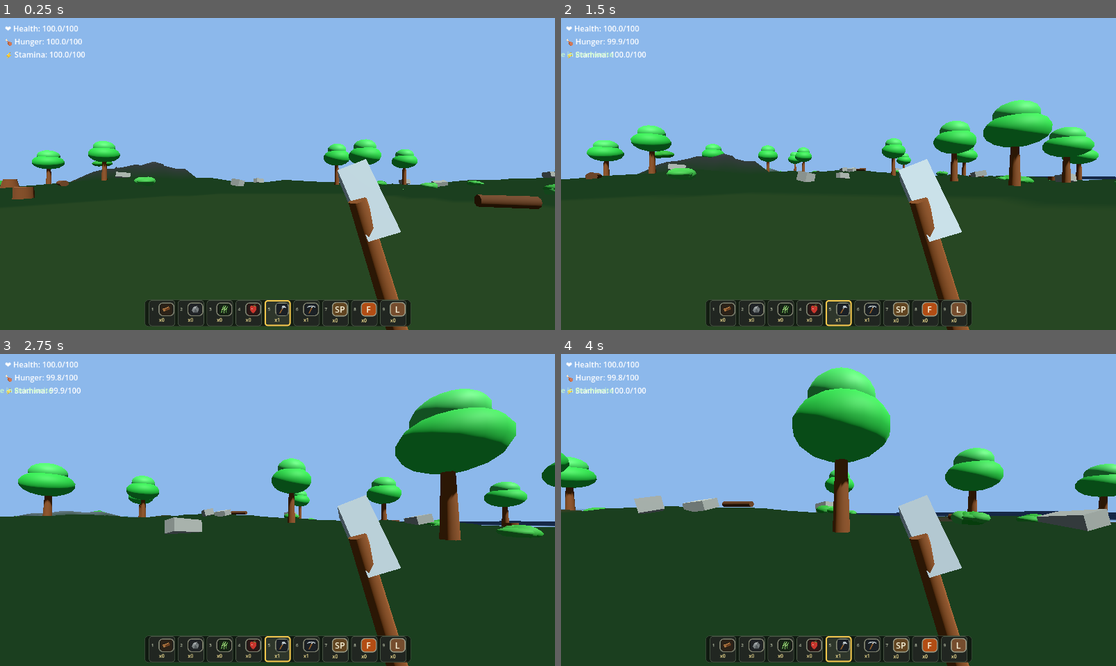
Above: before the commit, frames 1-4 (two rows, left to right).
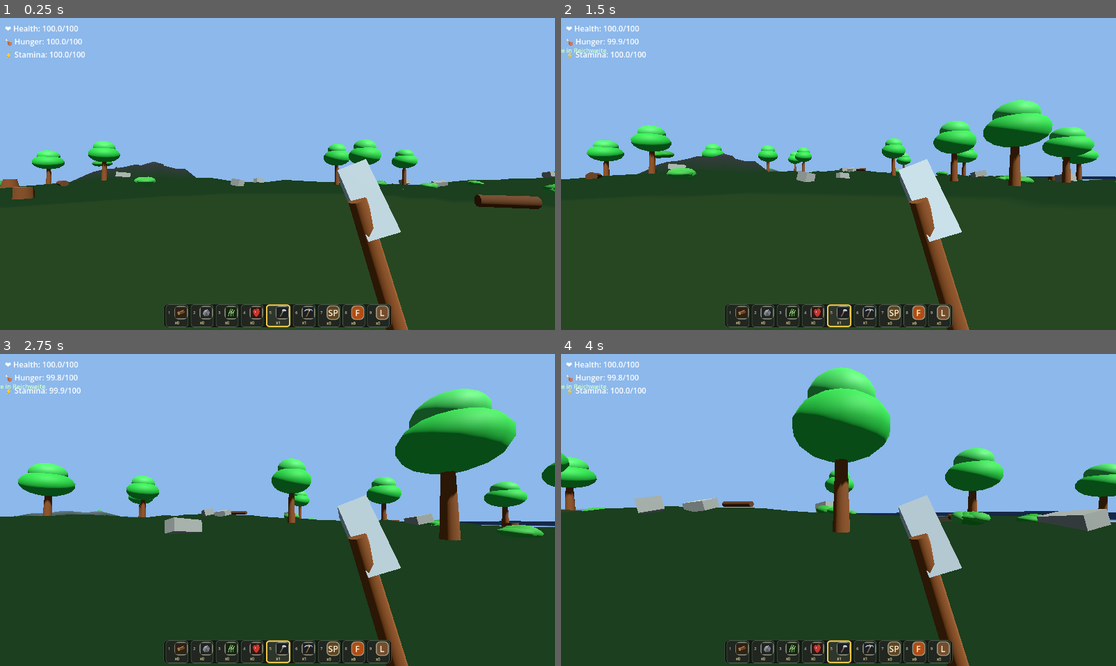
Above: after the commit, the same moments.

Repository: rxmsx/still-alive-somehow
Game: Godot game, scene res://main.tscn
Two runs of this game, one before a commit and one after it. Both use one fixed random seed, a clock stepped at 60 frames per second and the inputs below.
Inputs (mouse positions are in pixels of both pictures, inside the frame that each line leads up to):
- Up to frame 1 (0.25 s): no input
- Up to frame 2 (1.5 s): tap Enter at 0.5 s; move the mouse to (866, 174) at 0.52 s; hold F (interact) 0.53-1.28 s; hold W (ui_up) from 0.53 s (still down); click (866, 174) at 0.67 s; tap Space (ui_accept) at 0.77 s; move the mouse to (810, 174) at 1.27 s; tap F (interact) at 1.35 s; click (810, 174) at 1.42 s
- Up to frame 3 (2.75 s): keep holding W (ui_up); tap Space (ui_accept) at 1.52 s; move the mouse to (288, 503) at 2.02 s; hold Shift (sprint) from 2.03 s (still down); click (288, 503) at 2.17 s; tap F (interact) at 2.3 s
- Up to frame 4 (4 s): keep holding W (ui_up); move the mouse to (832, 516) at 2.77 s; release Shift (sprint) at 2.78 s; tap 1 at 2.85 s; click (832, 516) at 2.92 s; tap Space (ui_accept) at 3.02, 3.77 s; tap F (interact) at 3.05 s; move the mouse to (877, 513) at 3.52 s; hold F (interact) from 3.53 s (still down); tap 9 at 3.6 s; click (877, 513) at 3.67 s

The runs differ from the first frame. In frame 1, 2.4% of the frame differs, in the area x 26-74%, y 90-100%; in frame 2, 2.5%; in frame 3, 2.6%; in frame 4, 2.6%, in the area x 0-74%, y 9-100%.

Commit message:
Feat.: pause menu with settings

Diff:
--- a/game_3d_godot/hud.gd
+++ b/game_3d_godot/hud.gd
@@ -32,6 +32,8 @@
 var crafting_items := {}
 var selected_item := "axe"
 var selected_hotbar_index := 4
+var last_viewport_size := Vector2.ZERO
+var layout_refresh_pending := false
 var settings := {
 	"hud_scale": 1.0,
 	"icon_scale": 1.0,
@@ -76,7 +78,9 @@
 
 func _ready():
 	load_settings()
+	connect_viewport_resize()
 	update_ui_scale()
+	last_viewport_size = get_viewport().get_visible_rect().size
 	ensure_extra_labels()
 	ensure_inventory_panel()
 	ensure_hotbar()
@@ -89,7 +93,29 @@
 func update_ui_scale():
 	var viewport_size := get_viewport().get_visible_rect().size
 	var scale_setting := get_setting_float("hud_scale")
-	ui_scale = clamp(min(viewport_size.x / 1920.0, viewport_size.y / 1080.0) * scale_setting, 0.70, 1.80)
+	ui_scale = clamp(min(viewport_size.x / 1920.0, viewport_size.y / 1080.0) * scale_setting, 0.35, 1.80)
+
+func connect_viewport_resize():
+	var viewport := get_viewport()
+	var resize_callable := Callable(self, "_on_viewport_resized")
+	if not viewport.is_connected("size_changed", resize_callable):
+		viewport.connect("size_changed", resize_callable)
+
+func _on_viewport_resized():
+	if layout_refresh_pending:
+		return
+
+	layout_refresh_pending = true
+	call_deferred("refresh_layout_for_viewport")
+
+func refresh_layout_for_viewport():
+	layout_refresh_pending = false
+	var viewport_size := get_viewport().get_visible_rect().size
+	if viewport_size == last_viewport_size:
+		return
+
+	last_viewport_size = viewport_size
+	apply_visual_settings(true)
 
 func scaled(value: float) -> float:
 	return value * ui_scale
@@ -534,27 +560,27 @@
 	pause_panel.add_child(center)
 
 	var card := PanelContainer.new()
-	card.custom_minimum_size = Vector2(500, 440)
+	card.custom_minimum_size = get_responsive_panel_size(Vector2(500, 440), Vector2(320, 320), Vector2(28, 28))
 	card.add_theme_stylebox_override("panel", create_panel_style(Color(0.045, 0.055, 0.050, 0.98), Color(0.72, 0.80, 0.58, 1), 8, 2))
 	center.add_child(card)
 
 	var root := VBoxContainer.new()
 	root.size_flags_horizontal = Control.SIZE_EXPAND_FILL
 	root.size_flags_vertical = Control.SIZE_EXPAND_FILL
-	root.add_theme_constant_override("separation", 18)
+	root.add_theme_constant_override("separation", max(8, scaled_int(18)))
 	card.add_child(root)
 
 	var title := Label.new()
 	title.text = "Pause"
 	title.horizontal_alignment = HORIZONTAL_ALIGNMENT_CENTER
-	title.add_theme_font_size_override("font_size", 42)
+	title.add_theme_font_size_override("font_size", max(24, scaled_int(42)))
 	title.add_theme_color_override("font_color", Color(0.96, 0.98, 0.86, 1))
 	root.add_child(title)
 
 	var subtitle := Label.new()
 	subtitle.text = "Survival World 3D"
 	subtitle.horizontal_alignment = HORIZONTAL_ALIGNMENT_CENTER
-	subtitle.add_theme_font_size_override("font_size", 17)
+	subtitle.add_theme_font_size_override("font_size", max(12, scaled_int(17)))
 	subtitle.add_theme_color_override("font_color", Color(0.62, 0.70, 0.58, 1))
 	root.add_child(subtitle)
 
@@ -567,7 +593,7 @@
 	var buttons := VBoxContainer.new()
 	buttons.size_flags_vertical = Control.SIZE_EXPAND_FILL
 	buttons.alignment = BoxContainer.ALIGNMENT_CENTER
-	buttons.add_theme_constant_override("separation", 12)
+	buttons.add_theme_constant_override("separation", max(8, scaled_int(12)))
 	root.add_child(buttons)
 
 	var resume_button := create_menu_button("Spiel fortsetzen", "primary")
@@ -600,48 +626,48 @@
 	settings_panel.add_child(center)
 
 	var card := PanelContainer.new()
-	card.custom_minimum_size = Vector2(900, 600)
+	card.custom_minimum_size = get_responsive_panel_size(Vector2(900, 600), Vector2(360, 360), Vector2(24, 24))
 	card.add_theme_stylebox_override("panel", create_panel_style(Color(0.050, 0.060, 0.055, 0.985), Color(0.64, 0.74, 0.54, 1), 8, 2))
 	center.add_child(card)
 
 	var root := VBoxContainer.new()
 	root.size_flags_horizontal = Control.SIZE_EXPAND_FILL
 	root.size_flags_vertical = Control.SIZE_EXPAND_FILL
-	root.add_theme_constant_override("separation", 16)
+	root.add_theme_constant_override("separation", max(8, scaled_int(16)))
 	card.add_child(root)
 
 	var header := HBoxContainer.new()
 	header.size_flags_horizontal = Control.SIZE_EXPAND_FILL
-	header.add_theme_constant_override("separation", 12)
+	header.add_theme_constant_override("separation", max(8, scaled_int(12)))
 	root.add_child(header)
 
 	var title_column := VBoxContainer.new()
 	title_column.size_flags_horizontal = Control.SIZE_EXPAND_FILL
-	title_column.add_theme_constant_override("separation", 2)
+	title_column.add_theme_constant_override("separation", max(1, scaled_int(2)))
 	header.add_child(title_column)
 
 	var title := Label.new()
 	title.text = "Einstellungen"
-	title.add_theme_font_size_override("font_size", 34)
+	title.add_theme_font_size_override("font_size", max(22, scaled_int(34)))
 	title.add_theme_color_override("font_color", Color(0.94, 0.97, 0.84, 1))
 	title_column.add_child(title)
 
 	var subtitle := Label.new()
 	subtitle.text = "Steuerung, HUD und Spielgefuehl"
-	subtitle.add_theme_font_size_override("font_size", 16)
+	subtitle.add_theme_font_size_override("font_size", max(12, scaled_int(16)))
 	subtitle.add_theme_color_override("font_color", Color(0.62, 0.70, 0.58, 1))
 	title_column.add_child(subtitle)
 
 	var reset_button := Button.new()
 	reset_button.text = "Zuruecksetzen"
-	reset_button.custom_minimum_size = Vector2(160, 42)
+	reset_button.custom_minimum_size = Vector2(max(118, scaled(160)), max(34, scaled(42)))
 	style_menu_button(reset_button, "secondary")
 	reset_button.pressed.connect(reset_settings)
 	header.add_child(reset_button)
 
 	var close_button := Button.new()
 	close_button.text = "Zurueck"
-	close_button.custom_minimum_size = Vector2(120, 42)
+	close_button.custom_minimum_size = Vector2(max(94, scaled(120)), max(34, scaled(42)))
 	style_menu_button(close_button, "primary")
 	close_button.pressed.connect(func(): close_settings())
 	header.add_child(close_button)
@@ -649,7 +675,7 @@
 	settings_tabs = TabContainer.new()
 	settings_tabs.size_flags_horizontal = Control.SIZE_EXPAND_FILL
 	settings_tabs.size_flags_vertical = Control.SIZE_EXPAND_FILL
-	settings_tabs.add_theme_font_size_override("font_size", 17)
+	settings_tabs.add_theme_font_size_override("font_size", max(13, scaled_int(17)))
 	root.add_child(settings_tabs)
 
 	settings_tabs.add_child(create_gameplay_settings_tab())
@@ -663,15 +689,24 @@
 	dim.mouse_filter = Control.MOUSE_FILTER_STOP
 	return dim
 
+func get_responsive_panel_size(base_size: Vector2, min_size: Vector2, margin: Vector2) -> Vector2:
+	var viewport_size := get_viewport().get_visible_rect().size
+	var desired_size := scaled_vec(base_size)
+	var max_size := Vector2(max(220.0, viewport_size.x - margin.x * 2.0), max(220.0, viewport_size.y - margin.y * 2.0))
+	return Vector2(
+		min(max(desired_size.x, min_size.x), max_size.x),
+		min(max(desired_size.y, min_size.y), max_size.y)
+	)
+
 func create_panel_style(bg_color: Color, border_color: Color, radius := 8, border_width := 1) -> StyleBoxFlat:
 	var panel_style := StyleBoxFlat.new()
 	panel_style.bg_color = bg_color
 	panel_style.border_color = border_color
 	panel_style.set_border_width_all(border_width)
-	panel_style.content_margin_left = 24
-	panel_style.content_margin_top = 22
-	panel_style.content_margin_right = 24
-	panel_style.content_margin_bottom = 22
+	panel_style.content_margin_left = max(8, scaled_int(24))
+	panel_style.content_margin_top = max(8, scaled_int(22))
+	panel_style.content_margin_right = max(8, scaled_int(24))
+	panel_style.content_margin_bottom = max(8, scaled_int(22))
 	panel_style.corner_radius_top_left = radius
 	panel_style.corner_radius_top_right = radius
 	panel_style.corner_radius_bottom_left = radius
@@ -681,8 +716,8 @@
 func create_menu_button(text: String, kind := "secondary") -> Button:
 	var button := Button.new()
 	button.text = text
-	button.custom_minimum_size = Vector2(340, 54)
-	button.add_theme_font_size_override("font_size", 21)
+	button.custom_minimum_size = Vector2(max(230, scaled(340)), max(42, scaled(54)))
+	button.add_theme_font_size_override("font_size", max(15, scaled_int(21)))
 	style_menu_button(button, kind)
 	return button
 
@@ -721,7 +756,7 @@
 
 	var list := VBoxContainer.new()
 	list.size_flags_horizontal = Control.SIZE_EXPAND_FILL
-	list.add_theme_constant_override("separation", 12)
+	list.add_theme_constant_override("separation", max(8, scaled_int(12)))
 	scroll.add_child(list)
 
 	list.add_child(create_slider_setting("HUD-Groesse", "hud_scale", 0.75, 1.45, 0.05, 0, "%", 100.0))
@@ -743,13 +778,13 @@
 
 	var list := VBoxContainer.new()
 	list.size_flags_horizontal = Control.SIZE_EXPAND_FILL
-	list.add_theme_constant_override("separation", 10)
+	list.add_theme_constant_override("separation", max(8, scaled_int(10)))
 	scroll.add_child(list)
 
 	var hint := Label.new()
 	hint.text = "Aktion anklicken, dann neue Taste druecken. ESC bricht die Eingabe ab."
 	hint.autowrap_mode = TextServer.AUTOWRAP_WORD_SMART
-	hint.add_theme_font_size_override("font_size", 17)
+	hint.add_theme_font_size_override("font_size", max(12, scaled_int(17)))
 	hint.add_theme_color_override("font_color", Color(0.78, 0.82, 0.70, 1))
 	list.add_child(hint)
 
@@ -761,10 +796,10 @@
 func create_slider_setting(label_text: String, key: String, min_value: float, max_value: float, step: float, decimals: int, suffix: String, display_multiplier := 1.0) -> Control:
 	var row := VBoxContainer.new()
 	row.size_flags_horizontal = Control.SIZE_EXPAND_FILL
-	row.add_theme_constant_override("separation", 8)
+	row.add_theme_constant_override("separation", max(4, scaled_int(8)))
 
 	var label := Label.new()
-	label.add_theme_font_size_override("font_size", 17)
+	label.add_theme_font_size_override("font_size", max(12, scaled_int(17)))
 	label.add_theme_color_override("font_color", Color(0.90, 0.94, 0.82, 1))
 	row.add_child(label)
 
@@ -791,7 +826,7 @@
 	var checkbox := CheckBox.new()
 	checkbox.text = label_text
 	checkbox.button_pressed = get_setting_bool(key)
-	checkbox.add_theme_font_size_override("font_size", 18)
+	checkbox.add_theme_font_size_override("font_size", max(13, scaled_int(18)))
 	checkbox.add_theme_color_override("font_color", Color(0.92, 0.94, 0.84, 1))
 	checkbox.toggled.connect(func(pressed: bool):
 		set_setting_value(key, pressed)
@@ -801,18 +836,18 @@
 func create_keybind_row(label_text: String, action: String) -> Control:
 	var row := HBoxContainer.new()
 	row.size_flags_horizontal = Control.SIZE_EXPAND_FILL
-	row.add_theme_constant_override("separation", 12)
+	row.add_theme_constant_override("separation", max(8, scaled_int(12)))
 
 	var label := Label.new()
 	label.text = label_text
-	label.custom_minimum_size = Vector2(240, 40)
+	label.custom_minimum_size = Vector2(max(140, scaled(240)), max(32, scaled(40)))
 	label.vertical_alignment = VERTICAL_ALIGNMENT_CENTER
-	label.add_theme_font_size_override("font_size", 18)
+	label.add_theme_font_size_override("font_size", max(13, scaled_int(18)))
 	label.add_theme_color_override("font_color", Color(0.92, 0.94, 0.84, 1))
 	row.add_child(label)
 
 	var button := Button.new()
-	button.custom_minimum_size = Vector2(220, 40)
+	button.custom_minimum_size = Vector2(max(128, scaled(220)), max(32, scaled(40)))
 	button.size_flags_horizontal = Control.SIZE_SHRINK_BEGIN
 	style_menu_button(button, "secondary")
 	button.pressed.connect(func():
@@ -916,6 +951,8 @@
 func recreate_scaled_panels():
 	recreate_hotbar()
 	recreate_inventory_panel()
+	recreate_pause_panel()
+	recreate_settings_panel()
 	bring_settings_to_front()
 
 func recreate_hotbar():
@@ -945,6 +982,26 @@
 	ensure_inventory_panel()
 	inventory_panel.visible = was_open
 
+func recreate_pause_panel():
+	var was_visible: bool = pause_panel != null and pause_panel.visible
+	if pause_panel:
+		remove_child(pause_panel)
+		pause_panel.queue_free()
+	pause_panel = null
+	ensure_pause_panel()
+	pause_panel.visible = was_visible
+
+func recreate_settings_panel():
+	var was_visible: bool = settings_panel != null and settings_panel.visible
+	keybind_buttons.clear()
+	if settings_panel:
+		remove_child(settings_panel)
+		settings_panel.queue_free()
+	settings_panel = null
+	settings_tabs = null
+	ensure_settings_panel()
+	settings_panel.visible = was_visible
+
 func apply_extra_label_layout():
 	if prompt_label:
 		prompt_label.position = scaled_vec(Vector2(-220, -136))
@@ -974,13 +1031,7 @@
 		move_child(settings_panel, get_child_count() - 1)
 
 func refresh_settings_controls():
-	keybind_buttons.clear()
-	if settings_panel:
-		remove_child(settings_panel)
-		settings_panel.queue_free()
-	settings_panel = null
-	settings_tabs = null
-	ensure_settings_panel()
+	recreate_settings_panel()
 	settings_panel.visible = settings_open
 	bring_settings_to_front()
 
